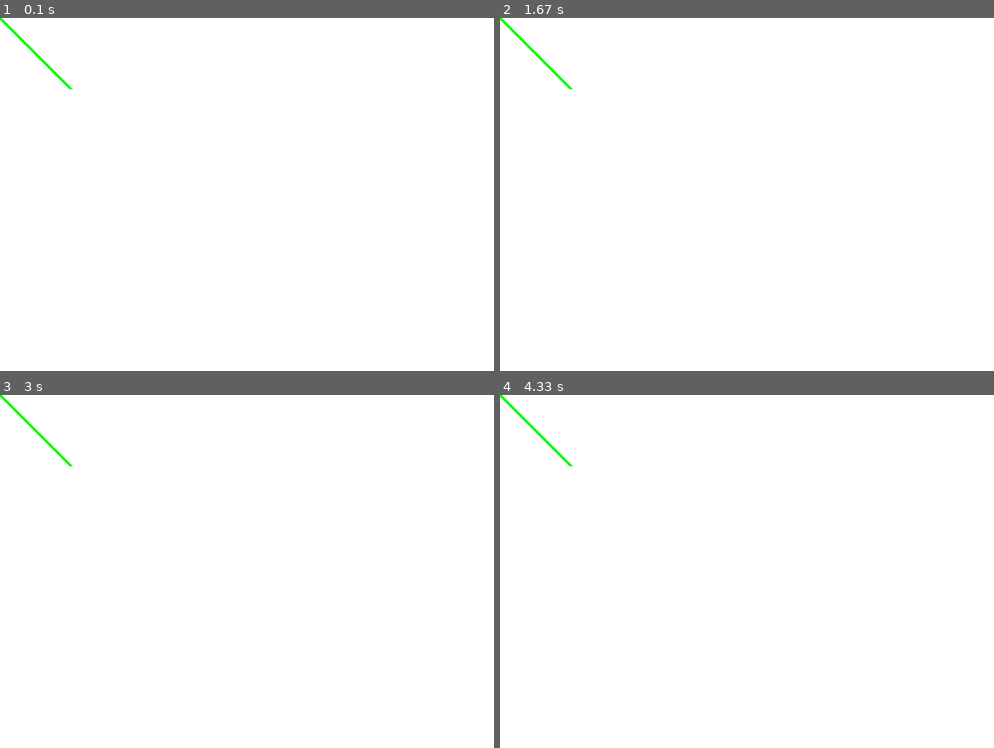
Above: before the commit, frames 1-4 (two rows, left to right).
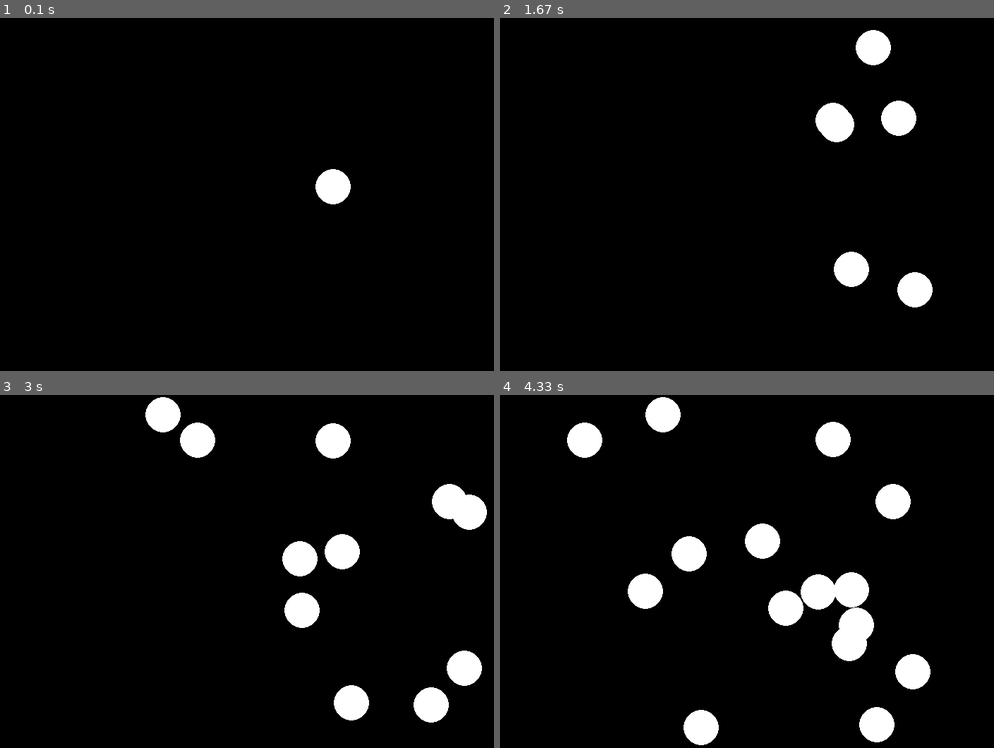
Above: after the commit, the same moments.

Repository: Jonnyprior/UploadTest
Game: pygame game, started from pygameBasic.py
Two runs of this game, one before a commit and one after it. Both use one fixed random seed, a clock stepped at 60 frames per second and the inputs below.
Inputs:
- Up to frame 1 (0.1 s): no input
- Up to frame 2 (1.67 s): tap Space at 0.33, 0.73, 1.03, 1.23, 1.57 s
- Up to frame 3 (3 s): tap Space at 1.87, 2.07, 2.37, 2.63, 2.97 s
- Up to frame 4 (4.33 s): tap Space at 3.27, 3.4, 3.8, 4.1 s

The runs differ from the first frame. In frame 1, 99% of the frame differs, in the area x 0-100%, y 0-100%; in frame 2, 97%; in frame 3, 94%; in frame 4, 92%.

Commit message:
Bouncing ball basic

Diff:
--- a/pygameBasic.py
+++ b/pygameBasic.py
@@ -1,7 +1,5 @@
 import pygame
-
-pygame.init()
-
+import random
 
 # Define some colours
 
@@ -10,31 +8,91 @@
 GREEN = (0, 255, 0)
 RED = (255, 0, 0)
 
-# Set width and height of screen
-size = (700, 500)
-Main_screen = pygame.display.set_mode(size)
+SCREEN_WIDTH = 700
+SCREEN_HEIGHT = 500
+BALL_SIZE = 25
 
-pygame.display.set_caption("Main Screen")
+class Ball:
+    """Class to keep track of a balls location and vector"""
+    def __init__(self):
+        self.x = 0
+        self.y = 0
+        self.change_x = 0
+        self.change_y = 0
 
-# Loop until user clicks close button
-done = False
 
-# Used to manage how fast screen updates
-clock = pygame.time.Clock()
+def make_ball():
+    """Function to make a new, random ball
+    """
+    ball = Ball()
+    # Start pos. Take into account ball size
+    ball.x = random.randrange(BALL_SIZE, SCREEN_WIDTH - BALL_SIZE)
+    ball.y = random.randrange(BALL_SIZE, SCREEN_HEIGHT - BALL_SIZE)
 
-# ----- Main Program loop -----
-while not done:
-    for event in pygame.event.get():
-        if event.type == pygame.QUIT: # If user clicks close
-            done = True
+    # Speed and direction of ball
+    ball.change_x = random.randrange(-2, 3)
+    ball.change_y = random.randrange(-2, 3)
 
-    Main_screen.fill(WHITE)
+    return ball
 
-    pygame.draw.line(Main_screen, GREEN, [0, 0], [100,100], 5)
+def main():
+    # Main program
 
-    pygame.display.flip()
+    pygame.init()
 
-    # Set window to 60 fps
-    clock.tick(60)
-# Close the window and quit
-pygame.quit()
+    # Set width and height of screen
+    size = (SCREEN_WIDTH, SCREEN_HEIGHT)
+    Main_screen = pygame.display.set_mode(size)
+
+    pygame.display.set_caption("Main Screen")
+
+    # Loop until user clicks close button
+    done = False
+
+    # Used to manage how fast screen updates
+    clock = pygame.time.Clock()
+
+    ball_list = []
+    ball = make_ball()
+    ball_list.append(ball)
+
+    # ----- Main Progr  am loop -----
+    while not done:
+        for event in pygame.event.get():
+            if event.type == pygame.QUIT: # If user clicks close
+                done = True
+            elif event.type == pygame.KEYDOWN:
+                # Space to spawn new ball
+                if event.key == pygame.K_SPACE:
+                    ball = make_ball()
+                    ball_list.append(ball)
+
+
+        # Logic
+        for ball in ball_list:
+            # Move the balls center
+            ball.x += ball.change_x
+            ball.y += ball.change_y
+
+            # Bounce ball if needed
+            if ball.y > SCREEN_HEIGHT - BALL_SIZE or ball.y < BALL_SIZE:
+                ball.change_y *= -1
+            if ball.x > SCREEN_WIDTH - BALL_SIZE or ball.x < BALL_SIZE:
+                ball.change_x *= -1
+
+        # Drawing - Updates screen after ball has moved
+        Main_screen.fill(BLACK)
+
+        # Draw balls
+        for ball in ball_list:
+            pygame.draw.circle(Main_screen, WHITE, [ball.x, ball.y], BALL_SIZE)
+
+        # Set window to 60 fps
+        clock.tick(60)
+        pygame.display.flip()
+
+    # Close the window and quit
+    pygame.quit()
+
+if __name__ == "__main__":
+    main()
